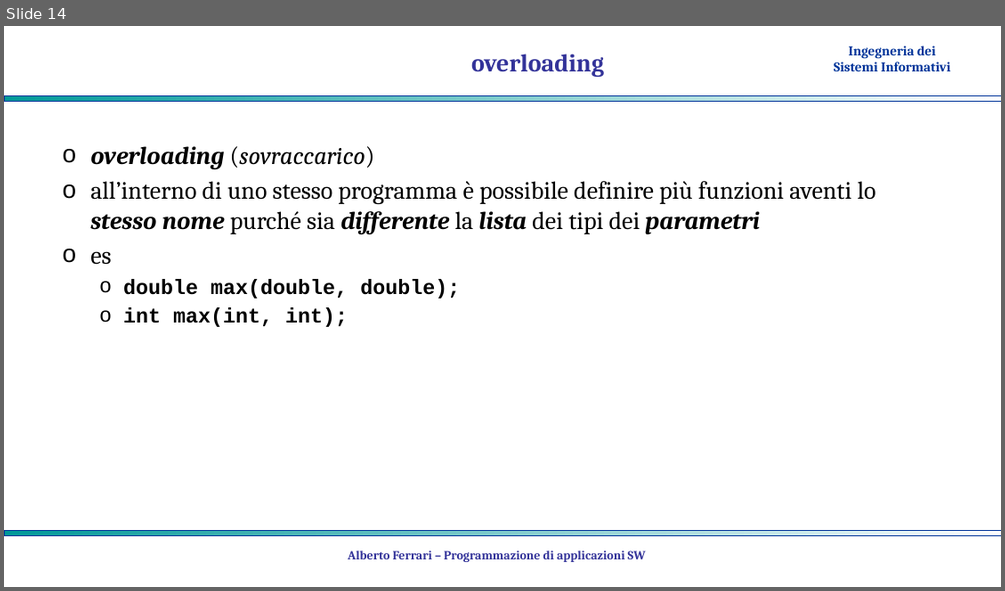
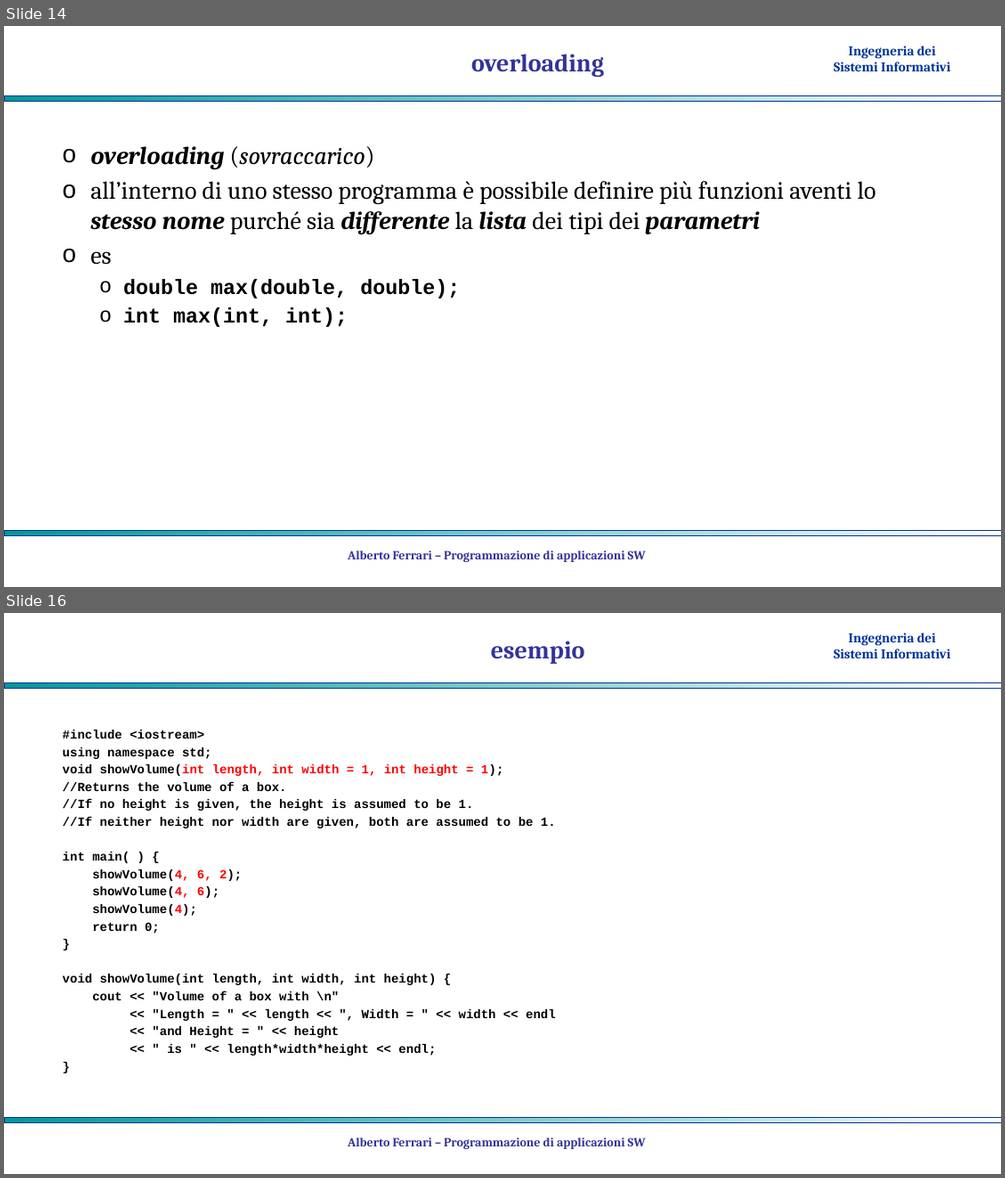
Before and after one commit to albertoferrari/pasw, a slide deck: lezioni/PASW03d - C++ funzioni.pptx. Shown one above the other, each under a label of ours: slide 14 before the commit, slides 14 and 16 after it; the slides between them are not shown. The pictures are 1005x591 and 1005x1178 pixels, drawn with LibreOffice and Linux fonts; fonts in the diff are those of the drawing; background and template pictures are left out. Boxes give left, top, right and bottom in pixels: in the first picture for what was removed or moved away, otherwise in the second. Text is boxed around its words. In the diff, an @@ line names an element or a change of style, - is before the commit and + after.

```diff
--- a/lezioni/PASW03d - C++ funzioni.pptx
+++ b/lezioni/PASW03d - C++ funzioni.pptx
@@ slide 16 added at (4, 613, 1001, 1174), background #FFFFFF; not listed: 3 template elements that a slide beside it also shows @@
@@ title added at (491, 641, 585, 664), 24 pt, text #333399, bold @@
+esempio
@@ text added at (63, 730, 556, 1055), 12 pt, text #000000, bold @@
+#include <iostream>
+using namespace std;
+void showVolume(int length, int width = 1, int height = 1);
+//Returns the volume of a box.
+//If no height is given, the height is assumed to be 1.
+//If neither height nor width are given, both are assumed to be 1.
+int main( ) {
+showVolume(4, 6, 2);
+showVolume(4, 6);
+showVolume(4);
+return 0;
+}
+void showVolume(int length, int width, int height) {
+cout << "Volume of a box with \n"
+<< "Length = " << length << ", Width = " << width << endl
+<< "and Height = " << height
+<< " is " << length*width*height << endl;
+}
@@ text added at (348, 1137, 646, 1149), 12 pt, text #333399, bold @@
+Alberto Ferrari – Programmazione di applicazioni SW
```
Also in this commit, not shown: 1 other slide added, 1 other file.
